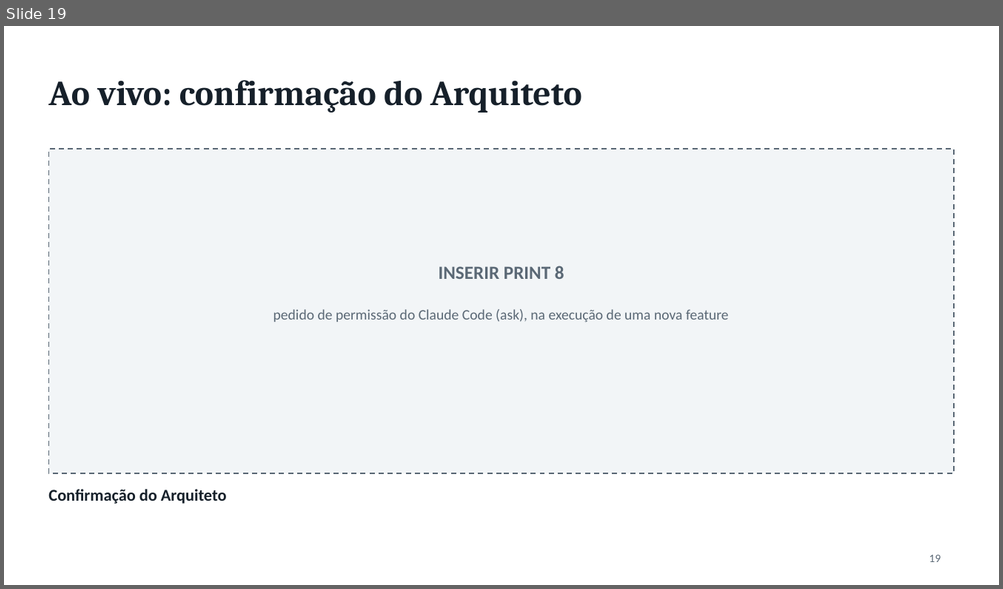
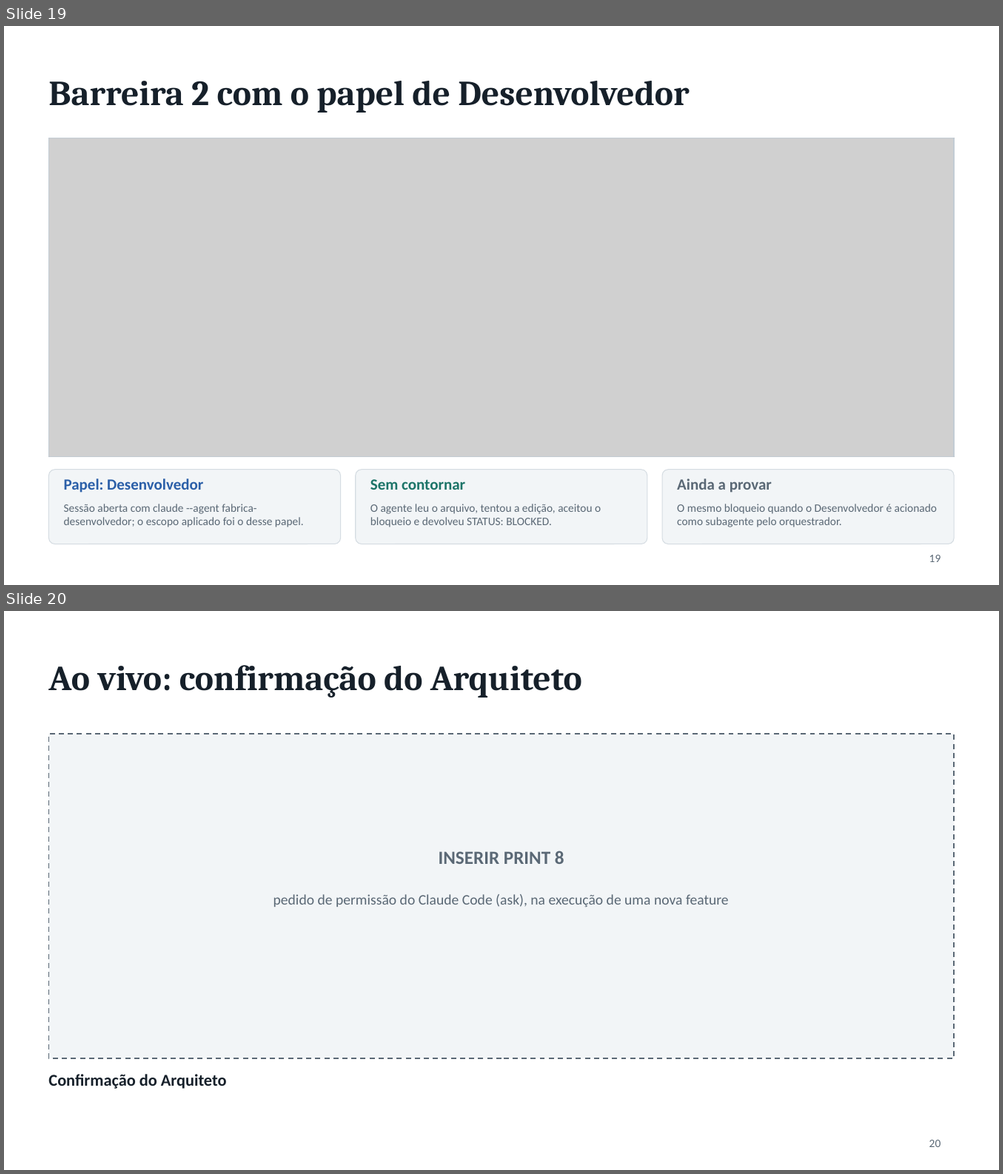
Before and after one commit to liviagomes30/fabrica-petcontrol, a slide deck: docs/fabrica/apresentacao-fabrica-claude-code.pptx. Shown one above the other, each under a label of ours: slide 19 before the commit, slides 19 and 20 after it. The pictures are 1003x589 and 1003x1174 pixels, drawn with LibreOffice and Linux fonts; fonts in the diff are those of the drawing; grey boxes stand for pictures. Boxes give left, top, right and bottom in pixels: in the first picture for what was removed or moved away, otherwise in the second. Text is boxed around its words. In the diff, an @@ line names an element or a change of style, - is before the commit and + after.

```diff
--- a/docs/fabrica/apresentacao-fabrica-claude-code.pptx
+++ b/docs/fabrica/apresentacao-fabrica-claude-code.pptx
@@ slide 19 added at box(4, 26, 999, 585), background #FFFFFF @@
@@ title added at box(48, 81, 688, 113), 34 pt, text #16202A, bold @@
+Barreira 2 com o papel de Desenvolvedor
@@ picture added at box(48, 138, 954, 457) @@
@@ rectangle added at box(48, 138, 954, 457), outline #C3CCD4 1 pt @@
@@ rounded rectangle added at box(48, 470, 341, 545), fill #F2F5F7, outline #D5DCE2 0.75 pt @@
@@ text added at box(64, 479, 203, 493), 15 pt, text #2B5FA8, bold @@
+Papel: Desenvolvedor
@@ rounded rectangle added at box(356, 470, 647, 545), fill #F2F5F7, outline #D5DCE2 0.75 pt @@
@@ text added at box(370, 480, 465, 490), 15 pt, text #1C7468, bold @@
+Sem contornar
@@ rounded rectangle added at box(662, 470, 954, 545), fill #F2F5F7, outline #D5DCE2 0.75 pt @@
@@ text added at box(677, 479, 771, 493), 15 pt, text #5A6875, bold @@
+Ainda a provar
@@ text added at box(64, 504, 304, 528), 11 pt, text #5A6875 @@
+Sessão aberta com claude --agent fabrica-desenvolvedor; o escopo aplicado foi o desse papel.
@@ text added at box(370, 504, 600, 528), 11 pt, text #5A6875 @@
+O agente leu o arquivo, tentou a edição, aceitou o bloqueio e devolveu STATUS: BLOCKED.
@@ text added at box(677, 504, 936, 528), 11 pt, text #5A6875 @@
+O mesmo bloqueio quando o Desenvolvedor é acionado como subagente pelo orquestrador.
@@ page number added at box(929, 555, 941, 562), 11 pt, text #5A6875 @@
+19
@@ what was slide 19 is now slide 20 @@
@@ page number at box(929, 1140, 941, 1147): text changed @@
-19
+20
```
Also in this commit, not shown: 1 slide changed, 3 other files.
